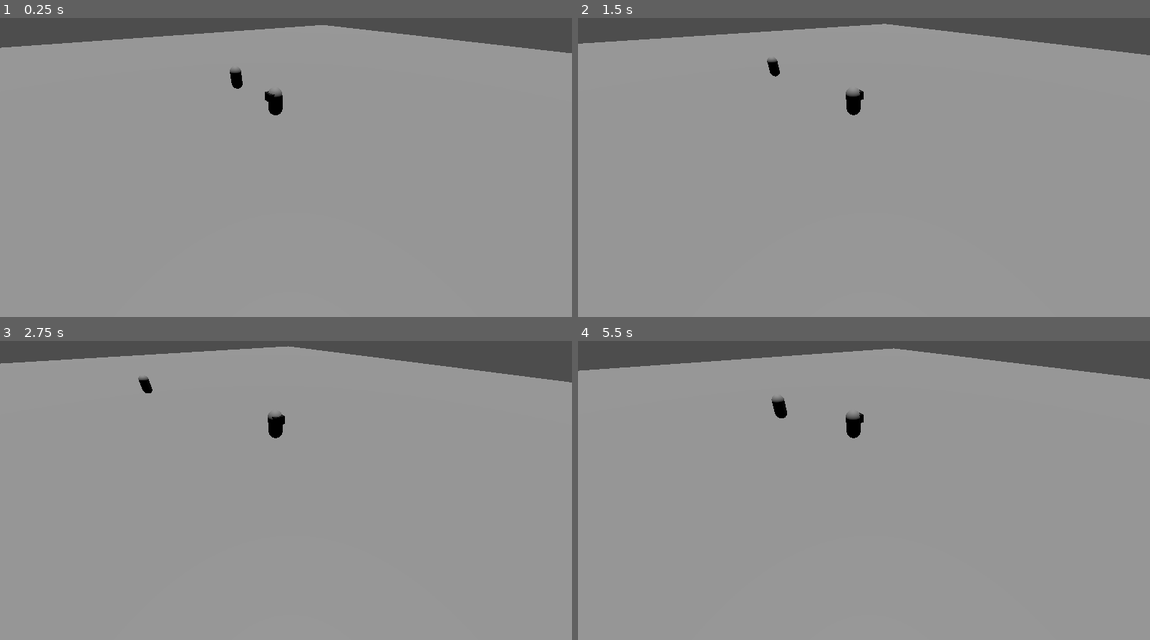
Above: before the commit, frames 1-4 (two rows, left to right).
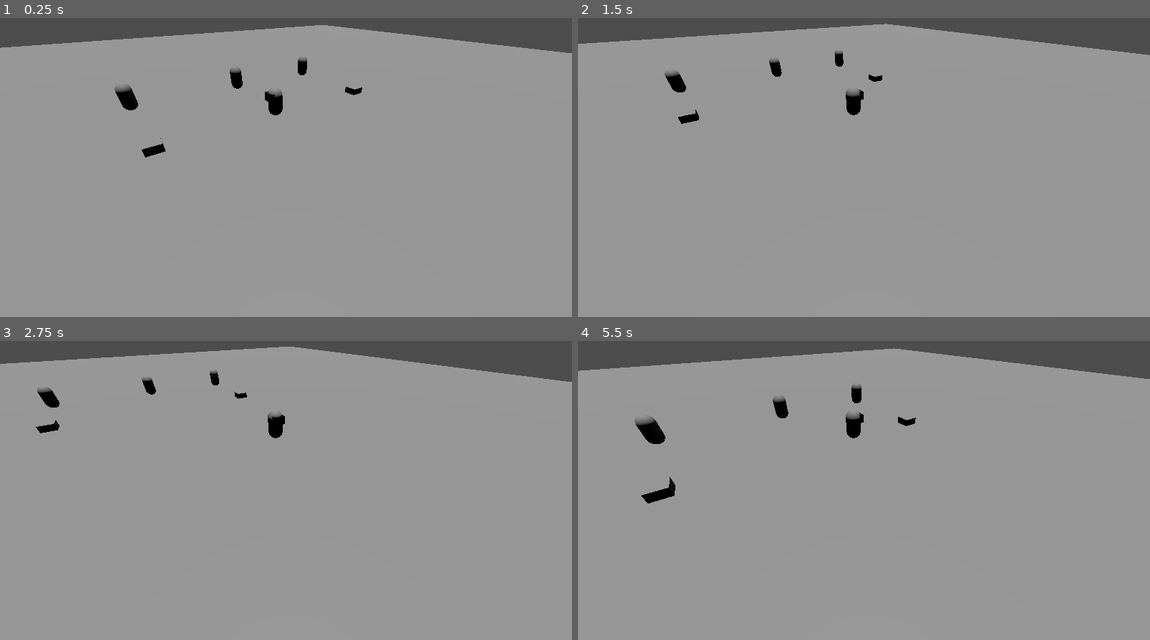
Above: after the commit, the same moments.

Repository: stuffy81/Borait_Prototype
Game: Godot game, scene res://Scenes/test.tscn
Same seed, same stepped clock (60 frames per second), same inputs: the game is played once before the commit and once after it.
Inputs:
- Up to frame 1 (0.25 s): no input
- Up to frame 2 (1.5 s): tap Enter at 0.5 s; hold Right (ui_right) 0.53-1.28 s; hold K (ATTACK_MELEE) 0.53-1.28 s; tap O (LAUNCH_OBJECTS, bound only after the commit) at 0.8, 1.35 s; hold Down (ui_down) from 1.28 s (still down)
- Up to frame 3 (2.75 s): tap K (ATTACK_MELEE) at 1.55 s; release Down (ui_down) at 2.03 s; hold Right (ui_right) from 2.03 s (still down); hold K (ATTACK_MELEE) from 2.03 s (still down); tap O (LAUNCH_OBJECTS, bound only after the commit) at 2.3 s
- Up to frame 4 (5.5 s): release Right (ui_right) at 2.78 s; release K (ATTACK_MELEE) at 2.78 s; hold Up (ui_up) 2.78-3.53 s; tap O (LAUNCH_OBJECTS, bound only after the commit) at 2.85, 3.8, 4.35, 5.3 s; tap K (ATTACK_MELEE) at 3.05, 4.55 s; hold K (ATTACK_MELEE) 3.53-4.28 s; hold Left (ui_left) 3.53-5.03 s; hold Down (ui_down) from 5.03 s (still down); hold K (ATTACK_MELEE) from 5.03 s (still down)

The runs differ from the first frame. In frame 1, 0.5% of the frame differs, in the area x 20-64%, y 13-47%; in frame 2, 0.5%; in frame 3, 0.5%; in frame 4, 0.7%, in the area x 0-100%, y 2-55%.

Commit message:
Muchos Cambios

Diff:
--- a/Resources/AttackProperties.gd
+++ b/Resources/AttackProperties.gd
@@ -1,5 +1,4 @@
 class_name AttackProperties extends Resource
 
-@export var impulse_attack : float = 0.0
 @export var impulse_to_target : float = 0.0
 @export var demage : float = 0.0
--- a/Resources/PropertiesCharacters.gd
+++ b/Resources/PropertiesCharacters.gd
@@ -1,5 +1,8 @@
 class_name PropertiesCharacters extends Resource
 
-@export var speed:float = 0.0
+@export var speed_normal:float = 0.0
+@export var speed_with_object:float = 0.0
 @export var health:float = 0.0
 @export var speed_tween:float = 0.0
+@export var impulse_attack:float = 0.0
+@export var speed_rotation:float = 0.0
--- /dev/null
+++ b/Scenes/object_test.tscn
@@ -0,0 +1,24 @@
+[gd_scene load_steps=6 format=3 uid="uid://dsxmhlpynpqyv"]
+
+[ext_resource type="Script" uid="uid://b7qnqn07tur6h" path="res://Scripts/Object/ObjectTest.gd" id="1_4vvxp"]
+[ext_resource type="Script" uid="uid://cwr3gqvh6px7a" path="res://Resources/AttackProperties.gd" id="2_rjbub"]
+
+[sub_resource type="Resource" id="Resource_4vvxp"]
+script = ExtResource("2_rjbub")
+impulse_to_target = 10.0
+demage = 0.0
+metadata/_custom_type_script = "uid://cwr3gqvh6px7a"
+
+[sub_resource type="BoxMesh" id="BoxMesh_gty77"]
+
+[sub_resource type="BoxShape3D" id="BoxShape3D_lp0fs"]
+
+[node name="ObjectTest" type="StaticBody3D"]
+script = ExtResource("1_4vvxp")
+attack_properties = SubResource("Resource_4vvxp")
+
+[node name="MeshInstance3D" type="MeshInstance3D" parent="."]
+mesh = SubResource("BoxMesh_gty77")
+
+[node name="CollisionShape3D" type="CollisionShape3D" parent="."]
+shape = SubResource("BoxShape3D_lp0fs")
--- a/Scenes/player.tscn
+++ b/Scenes/player.tscn
@@ -8,19 +8,21 @@
 [ext_resource type="Script" uid="uid://g0leeo8w2srt" path="res://Scripts/PlayerStates/MovePlayer.gd" id="5_fkybt"]
 [ext_resource type="Script" uid="uid://1ia4fsnhkemn" path="res://Scripts/PlayerStates/AttackMeleePlayer.gd" id="6_3smsa"]
 [ext_resource type="Script" uid="uid://b6maau87ndfip" path="res://Scripts/PlayerStates/LaunchObjects.gd" id="7_8erm5"]
-[ext_resource type="Script" uid="uid://bqesj33hjsnmc" path="res://Scripts/Area_attack_player.gd" id="9_f1ek2"]
+[ext_resource type="Script" uid="uid://bqesj33hjsnmc" path="res://Scripts/TargetDetector.gd" id="9_f1ek2"]
 
 [sub_resource type="Resource" id="Resource_fkybt"]
 script = ExtResource("2_vgqql")
-speed = 600.0
+speed_normal = 550.0
+speed_with_object = 300.0
 health = 0.0
 speed_tween = 0.2
+impulse_attack = 2.0
+speed_rotation = 2.0
 metadata/_custom_type_script = "uid://ckol6w8wh1kok"
 
 [sub_resource type="Resource" id="Resource_f1ek2"]
 script = ExtResource("3_8erm5")
-impulse_attack = 2.0
-impulse_to_target = 1.0
+impulse_to_target = 10.0
 demage = 0.0
 metadata/_custom_type_script = "uid://cwr3gqvh6px7a"
 
@@ -36,38 +38,7 @@
 [sub_resource type="CapsuleMesh" id="CapsuleMesh_v0iea"]
 
 [sub_resource type="BoxShape3D" id="BoxShape3D_3smsa"]
-size = Vector3(6.02, 0.125, 6.115)
-
-[sub_resource type="Animation" id="Animation_vgqql"]
-resource_name = "IDLE"
-loop_mode = 1
-tracks/0/type = "value"
-tracks/0/imported = false
-tracks/0/enabled = true
-tracks/0/path = NodePath("ModelPlayer:rotation")
-tracks/0/interp = 1
-tracks/0/loop_wrap = true
-tracks/0/keys = {
-"times": PackedFloat32Array(0),
-"transitions": PackedFloat32Array(1),
-"update": 0,
-"values": [Vector3(0, 0, 0)]
-}
-
-[sub_resource type="Animation" id="Animation_8erm5"]
-length = 0.001
-tracks/0/type = "value"
-tracks/0/imported = false
-tracks/0/enabled = true
-tracks/0/path = NodePath("ModelPlayer:rotation")
-tracks/0/interp = 1
-tracks/0/loop_wrap = true
-tracks/0/keys = {
-"times": PackedFloat32Array(0),
-"transitions": PackedFloat32Array(1),
-"update": 0,
-"values": [Vector3(0, 0, 0)]
-}
+size = Vector3(4, 2, 4)
 
 [sub_resource type="Animation" id="Animation_3smsa"]
 resource_name = "ATTACK_MELEE_1"
@@ -117,6 +88,37 @@
 "values": [Vector3(0.802851, -1.24267, 0), Vector3(-0.18675, 1.2706, 0)]
 }
 
+[sub_resource type="Animation" id="Animation_vgqql"]
+resource_name = "IDLE"
+loop_mode = 1
+tracks/0/type = "value"
+tracks/0/imported = false
+tracks/0/enabled = true
+tracks/0/path = NodePath("ModelPlayer:rotation")
+tracks/0/interp = 1
+tracks/0/loop_wrap = true
+tracks/0/keys = {
+"times": PackedFloat32Array(0),
+"transitions": PackedFloat32Array(1),
+"update": 0,
+"values": [Vector3(0, 0, 0)]
+}
+
+[sub_resource type="Animation" id="Animation_8erm5"]
+length = 0.001
+tracks/0/type = "value"
+tracks/0/imported = false
+tracks/0/enabled = true
+tracks/0/path = NodePath("ModelPlayer:rotation")
+tracks/0/interp = 1
+tracks/0/loop_wrap = true
+tracks/0/keys = {
+"times": PackedFloat32Array(0),
+"transitions": PackedFloat32Array(1),
+"update": 0,
+"values": [Vector3(0, 0, 0)]
+}
+
 [sub_resource type="AnimationLibrary" id="AnimationLibrary_fkybt"]
 _data = {
 &"ATTACK_MELEE_1": SubResource("Animation_3smsa"),
@@ -135,7 +137,6 @@
 shape = SubResource("CapsuleShape3D_f60y1")
 
 [node name="ModelPlayer" type="Node3D" parent="."]
-transform = Transform3D(1, 0, 0, 0, 1, 0, 0, 0, 1, 0, 0, 0)
 
 [node name="Head" type="MeshInstance3D" parent="ModelPlayer"]
 transform = Transform3D(1, 0, 0, 0, 1, 0, 0, 0, 1, 0, 0.40951, 0.256003)
--- a/Scenes/test.tscn
+++ b/Scenes/test.tscn
@@ -1,7 +1,8 @@
-[gd_scene load_steps=7 format=3 uid="uid://dmtvt8yb7tx74"]
+[gd_scene load_steps=8 format=3 uid="uid://dmtvt8yb7tx74"]
 
 [ext_resource type="PackedScene" uid="uid://bnwhxs8mv4yx" path="res://Scenes/player.tscn" id="1_lc1oi"]
 [ext_resource type="PackedScene" uid="uid://dgm4usfh07idc" path="res://Scenes/camera.tscn" id="2_8od7v"]
+[ext_resource type="PackedScene" uid="uid://dsxmhlpynpqyv" path="res://Scenes/object_test.tscn" id="3_qc4db"]
 
 [sub_resource type="PlaneMesh" id="PlaneMesh_8od7v"]
 size = Vector2(100, 100)
@@ -35,11 +36,41 @@
 [node name="DirectionalLight3D" type="DirectionalLight3D" parent="."]
 transform = Transform3D(1, 0, 0, 0, -0.0110652, 0.999939, 0, -0.999939, -0.0110652, 0, 12.2054, 0)
 
-[node name="BodyTEST" type="CharacterBody3D" parent="."]
+[node name="TestEnemies" type="Node3D" parent="."]
+
+[node name="BodyTEST" type="CharacterBody3D" parent="TestEnemies"]
 transform = Transform3D(1, 0, 0, 0, 1, 0, 0, 0, 1, -6.92022, 0.981486, 0)
 
-[node name="CollisionShape3D" type="CollisionShape3D" parent="BodyTEST"]
+[node name="CollisionShape3D" type="CollisionShape3D" parent="TestEnemies/BodyTEST"]
 shape = SubResource("CapsuleShape3D_8od7v")
 
-[node name="MeshInstance3D" type="MeshInstance3D" parent="BodyTEST"]
+[node name="MeshInstance3D" type="MeshInstance3D" parent="TestEnemies/BodyTEST"]
 mesh = SubResource("CapsuleMesh_qc4db")
+
+[node name="BodyTEST2" type="CharacterBody3D" parent="TestEnemies"]
+transform = Transform3D(1, 0, 0, 0, 1, 0, 0, 0, 1, -6.92022, 0.981486, 8.60725)
+
+[node name="CollisionShape3D" type="CollisionShape3D" parent="TestEnemies/BodyTEST2"]
+shape = SubResource("CapsuleShape3D_8od7v")
+
+[node name="MeshInstance3D" type="MeshInstance3D" parent="TestEnemies/BodyTEST2"]
+mesh = SubResource("CapsuleMesh_qc4db")
+
+[node name="BodyTEST3" type="CharacterBody3D" parent="TestEnemies"]
+transform = Transform3D(1, 0, 0, 0, 1, 0, 0, 0, 1, -6.92022, 0.981486, -7.66182)
+
+[node name="CollisionShape3D" type="CollisionShape3D" parent="TestEnemies/BodyTEST3"]
+shape = SubResource("CapsuleShape3D_8od7v")
+
+[node name="MeshInstance3D" type="MeshInstance3D" parent="TestEnemies/BodyTEST3"]
+mesh = SubResource("CapsuleMesh_qc4db")
+
+[node name="TestObjects" type="Node3D" parent="."]
+
+[node name="ObjectTest" parent="TestObjects" instance=ExtResource("3_qc4db")]
+transform = Transform3D(1, 0, 0, 0, 1, 0, 0, 0, 1, 0, 0, -8.13025)
+
+[node name="ObjectTest2" parent="TestObjects" instance=ExtResource("3_qc4db")]
+
+[node name="ObjectTest3" parent="TestObjects" instance=ExtResource("3_qc4db")]
+transform = Transform3D(1, 0, 0, 0, 1, 0, 0, 0, 1, 0, 0, 8.01626)
--- a/Scripts/Area_attack_player.gd
+++ /dev/null
@@ -1,12 +0,0 @@
-extends Area3D
-class_name TargetDetector
-
-var target : CharacterBody3D
-
-func _on_target_entered(body: Node3D) -> void:
-	if body != get_parent() and body is CharacterBody3D:
-		target = body
-
-func _on_target_exited(body: Node3D) -> void:
-	if body != get_parent() and body is CharacterBody3D:
-		target = null
--- /dev/null
+++ b/Scripts/Object/ObjectTest.gd
@@ -0,0 +1,4 @@
+extends StaticBody3D
+class_name ObjectInteractable
+
+@export var attack_properties : AttackProperties = AttackProperties.new()
--- a/Scripts/PlayerStates/AttackMeleePlayer.gd
+++ b/Scripts/PlayerStates/AttackMeleePlayer.gd
@@ -1,6 +1,7 @@
 class_name AttackeMeleePlayer extends PlayerBase
 
 var enemie : CharacterBody3D
+var properties : AttackProperties = AttackProperties.new()
 
 var array_anims = [
 	player.animations_player.ATTACK_MELEE_1,
@@ -12,36 +13,48 @@
 
 func _on_unhandled_key_input(event: InputEvent) -> void:
 	if event.is_action_pressed("ATTACK_MELEE"):
-		_call_attack_methods()
+
+		_rot_to()
+		_impulse_to_attack()
+		_attack_character()
+		_handled_anim()
 
 func _enter():
-	enemie = player.Target_Detector.target
+	_get_enemie()
+	_get_properties()
+	_connect_signals(player.animation_player, _finish_attack, "animation_finished")
 
-	_connect_signals(player.animation_player, _finish_attack, "animation_finished")
-	_call_attack_methods()
+	_rot_to()
+	_impulse_to_attack()
+	_attack_character()
+	_handled_anim()
 
 func _exit():
 	used_anims.clear()
 
-func _call_attack_methods():
-	_rot_to()
-	_impulse_to_attack()
-	_attack_character()
-	_handled_anim()
+func _on_process(delta):
+	_get_enemie()
+
+func _get_enemie():
+	enemie = player.Target_Detector.target
+
+func _get_properties():
+	if player.Target_Detector.object["attack_properties"]:
+		properties = player.Target_Detector.object["attack_properties"]
 
 func _finish_attack(anim_name):
 	state_machine._change_state(player.states_bases.IDLE)
 
 func _attack_character():
 	if enemie:
-		var direction_to = (player.get_global_transform().basis.z.normalized() - enemie.global_position) * -player.properties_attack.impulse_to_target
-		_impulse_character(enemie , Vector3(direction_to.x, player.global_position.y , direction_to.y))
-		print(player.get_global_transform().basis.z.normalized() - enemie.global_position, "Se impulso al enemigo")
+		var impulse = player.get_global_transform().basis.z.normalized() * properties.impulse_to_target
+		var direction_to = impulse + enemie.global_position
+		_impulse_character(enemie , Vector3(direction_to.x, player.global_position.y , direction_to.z))
 
 func _impulse_to_attack():
 	var tween = create_tween().set_trans(Tween.TRANS_LINEAR).set_ease(Tween.EASE_IN_OUT)
 
-	var impulse = player.properties_attack.impulse_attack
+	var impulse = player.properties_characters.impulse_attack
 	var speed_tween = player.properties_characters.speed_tween
 	var impulse_direction = (player.get_global_transform().basis.z * impulse)  + player.global_position
 	tween.tween_property(player, 'global_position', impulse_direction, speed_tween)
--- a/Scripts/PlayerStates/LaunchObjects.gd
+++ b/Scripts/PlayerStates/LaunchObjects.gd
@@ -1 +1,25 @@
 class_name LaunchObjects extends PlayerBase
+
+func _on_unhandled_key_input(event: InputEvent) -> void:
+	if event.is_action_released("LAUNCH_OBJECTS"):
+		state_machine._change_state(player.states_bases.MOVE)
+
+func _on_process(delta):
+	var axis = _get_axis()
+	var speed = player.properties_characters.speed_with_object
+
+	if axis.length() > 0:
+		var direction = (player.transform.basis.z + Vector3(axis.x,0,axis.y)) * speed * delta
+		player.velocity.z = direction.z
+		player.velocity.x = direction.x
+	else:
+		player.velocity.z = 0
+		player.velocity.x = 0
+
+	player.move_and_slide()
+
+	_rotate_pointing(player.properties_characters.speed_rotation , delta)
+
+func _rotate_pointing(speed , delta):
+	if _get_axis().x != 0:
+		player.rotation.y += _get_axis().x * speed * delta
--- a/Scripts/PlayerStates/MovePlayer.gd
+++ b/Scripts/PlayerStates/MovePlayer.gd
@@ -5,8 +5,8 @@
 	var target_rotation = atan2(axis.x, axis.y)
 
 	if axis.length() > 0:
-		player.velocity.x = axis.x * player.properties_characters.speed * delta
-		player.velocity.z = axis.y * player.properties_characters.speed * delta
+		player.velocity.x = axis.x * player.properties_characters.speed_normal * delta
+		player.velocity.z = axis.y * player.properties_characters.speed_normal * delta
 		player.rotation.y = target_rotation
 	else:
 		player.velocity.x = 0.0
--- a/Scripts/PlayerStates/PlayerBase.gd
+++ b/Scripts/PlayerStates/PlayerBase.gd
@@ -13,3 +13,5 @@
 func _on_unhandled_key_input(event: InputEvent) -> void:
 	if event.is_action_pressed("ATTACK_MELEE"):
 		state_machine._change_state(player.states_player.ATTACK_MELEE)
+	if event.is_action_pressed("LAUNCH_OBJECTS"):
+		state_machine._change_state(player.states_player.LAUNCH_OBJECTS)
--- /dev/null
+++ b/Scripts/TargetDetector.gd
@@ -0,0 +1,21 @@
+extends Area3D
+class_name TargetDetector
+
+var target : CharacterBody3D
+var object : Dictionary = {
+	"attack_properties": null ,
+	"name_object": null
+}
+
+func _on_target_entered(body: Node3D) -> void:
+	if body != get_parent():
+		if body is CharacterBody3D:
+			target = body
+		elif body is ObjectInteractable:
+			object["attack_properties"] = body.attack_properties
+			object["name_object"] = str(body.name)
+			body.queue_free()
+
+func _on_target_exited(body: Node3D) -> void:
+	if body != get_parent() and body is CharacterBody3D:
+		target = null
--- a/project.godot
+++ b/project.godot
@@ -54,6 +54,11 @@
 "events": [Object(InputEventKey,"resource_local_to_scene":false,"resource_name":"","device":-1,"window_id":0,"alt_press …(192 unchanged characters)…
 ]
 }
+LAUNCH_OBJECTS={
+"deadzone": 0.2,
+"events": [Object(InputEventKey,"resource_local_to_scene":false,"resource_name":"","device":-1,"window_id":0,"alt_pressed":false,"shift_pressed":false,"ctrl_pressed":false,"meta_pressed":false,"pressed":false,"keycode":0,"physical_keycode":79,"key_label":0,"unicode":111,"location":0,"echo":false,"script":null)
+]
+}
 
 [rendering]
 
Not shown, added: Scripts/Object/ObjectTest.gd.uid
Renamed: Scripts/Area_attack_player.gd.uid -> Scripts/TargetDetector.gd.uid
